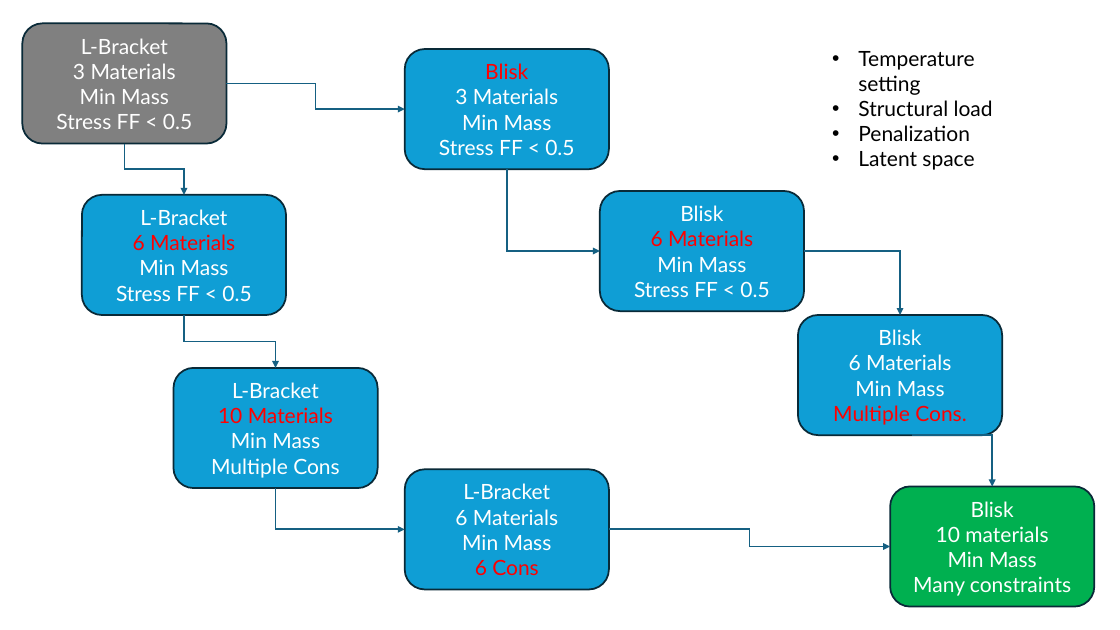
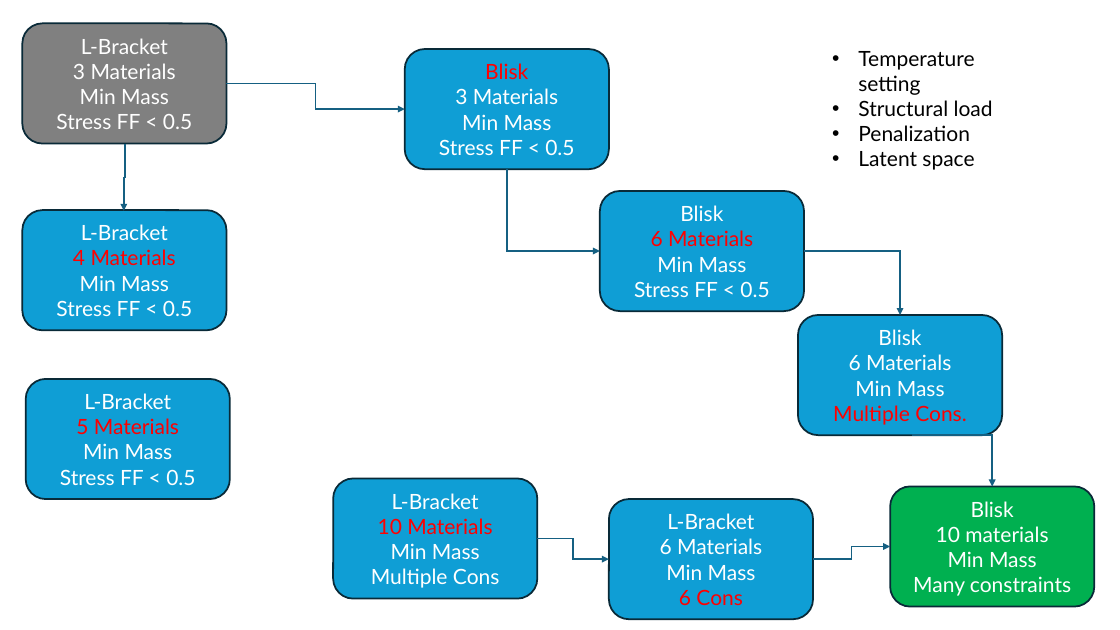
Before and after one commit to UW-ERSL/METALS, a slide deck: slide 1 of Slides/RoadMapForExploration.pptx. Drawn at 1120x630 pixels with LibreOffice and Linux fonts; fonts in the diff are those of the drawing. Boxes give left, top, right and bottom in pixels: in the first picture for what was removed or moved away, otherwise in the second. Text is boxed around its words. In the diff, an @@ line names an element or a change of style, - is before the commit and + after.

```diff
--- a/Slides/RoadMapForExploration.pptx
+++ b/Slides/RoadMapForExploration.pptx
@@ elbow arrow moved from (124, 144) - (184, 195) to (125, 145) - (124, 211) @@
@@ rounded rectangle "L-Bracket 4 Materials": place and size @@
-rounded rectangle "L-Bracket 4 Materials" at <box>82,195,286,315</box>
+rounded rectangle "L-Bracket 4 Materials" at <box>23,210,227,330</box>
@@ text in rounded rectangle at <box>73,224,176,265</box>: text changed @@
-L-Bracket
-6 Materials
+L-Bracket
+4 Materials
@@ elbow arrow removed from (184, 315) to (276, 368) @@
@@ rounded rectangle added at <box>26,379,230,499</box>, fill #0F9ED5, outline #092A39 1.5 pt, 18 pt, text #FFFFFF @@
+L-Bracket
+5 Materials
+Min Mass
+Stress FF < 0.5
@@ rounded rectangle "L-Bracket 10 Materials": place and size @@
-rounded rectangle "L-Bracket 10 Materials" at <box>174,368,378,488</box>
+rounded rectangle "L-Bracket 10 Materials" at <box>334,479,538,599</box>
@@ rounded rectangle "L-Bracket 6 Materials": place and size @@
-rounded rectangle "L-Bracket 6 Materials" at <box>405,470,609,590</box>
+rounded rectangle "L-Bracket 6 Materials" at <box>609,499,813,619</box>
@@ elbow arrow moved from (276, 488) - (405, 529) to (538, 539) - (609, 560) @@
@@ elbow arrow moved from (609, 529) - (891, 547) to (813, 560) - (891, 547) @@
```
Also in this commit, not shown: 29 other files.
